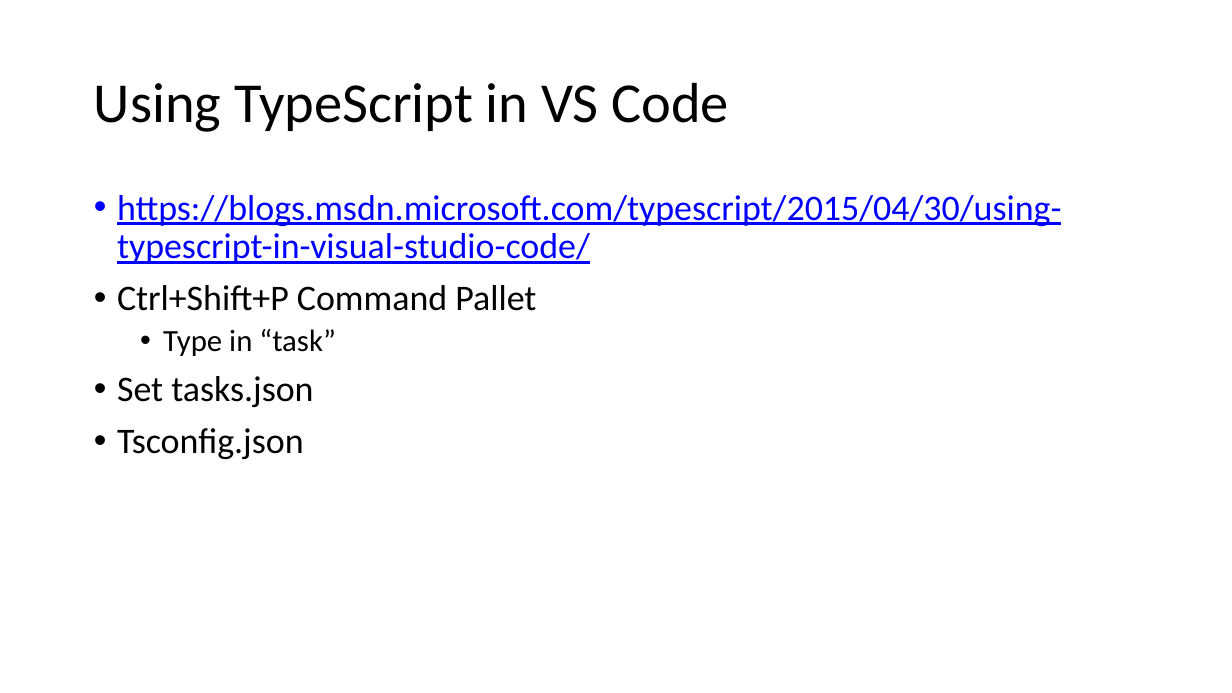
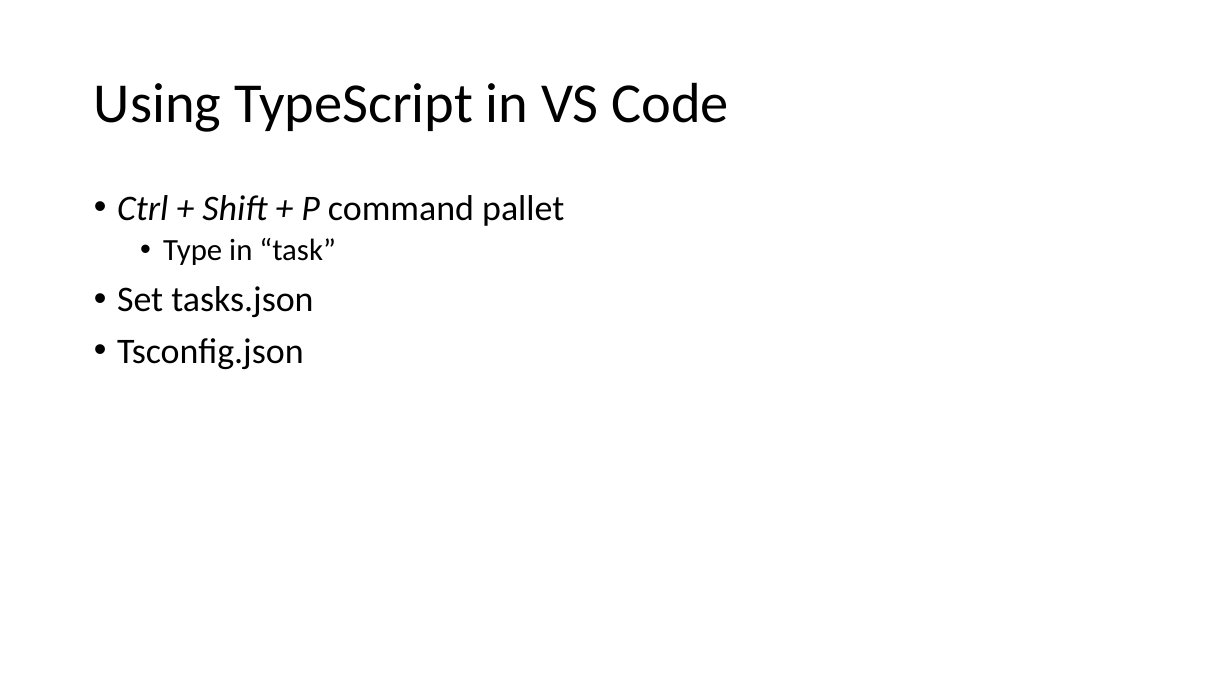
Before and after one commit to BionStt/presentations-2, a slide deck: slide 27 of TypeScript.pptx (slide 8 before the commit). Drawn at 1232x693 pixels with LibreOffice and Linux fonts; fonts in the diff are those of the drawing. Boxes give left, top, right and bottom in pixels: in the first picture for what was removed or moved away, otherwise in the second. Text is boxed around its words. In the diff, an @@ line names an element or a change of style, - is before the commit and + after.

Commit message:
TypeScript

```diff
--- a/TypeScript.pptx
+++ b/TypeScript.pptx
@@ text at <box>117,195,564,226</box>: text changed; text colour #0000FF to #000000 @@
-• https://blogs.msdn.microsoft.com/typescript/2015/04/30/using-typescript-in-visual-studio-code/
-• Ctrl+Shift+P Command Pallet
+• Ctrl + Shift + P command pallet
```
Also in this commit, not shown: 10 other slides changed, 48 slides added, 3 slides removed.
